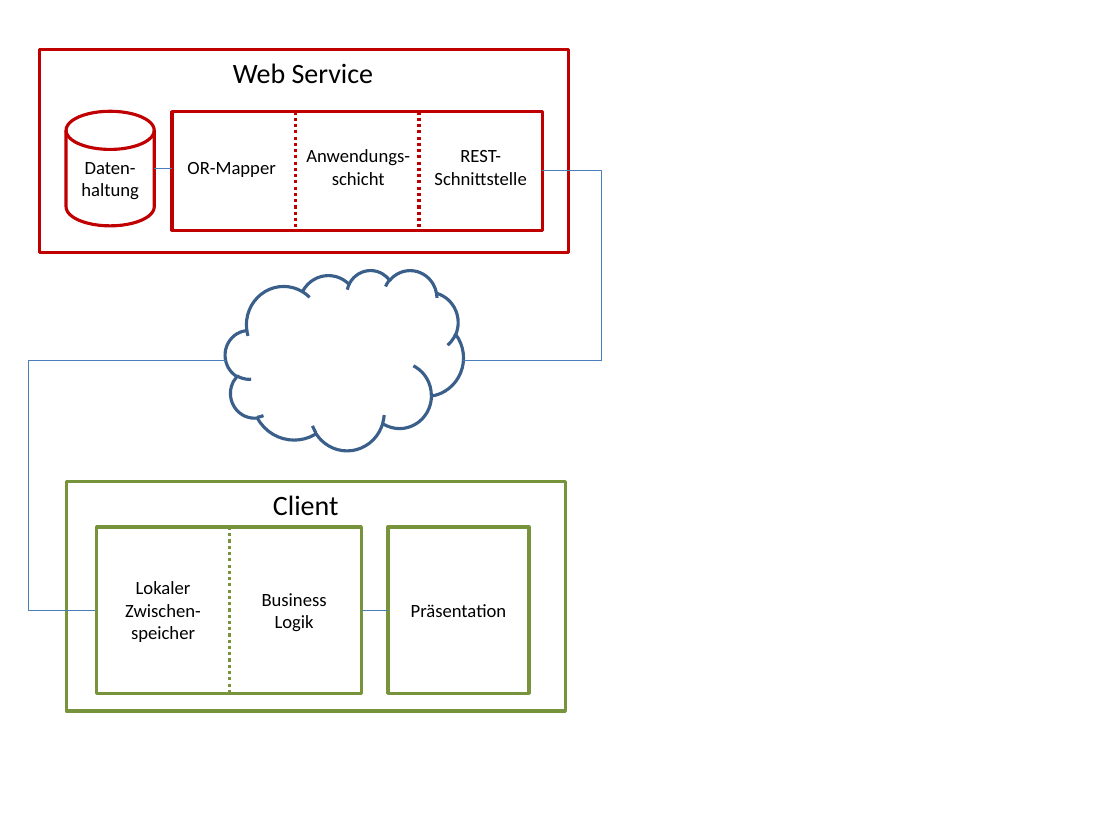
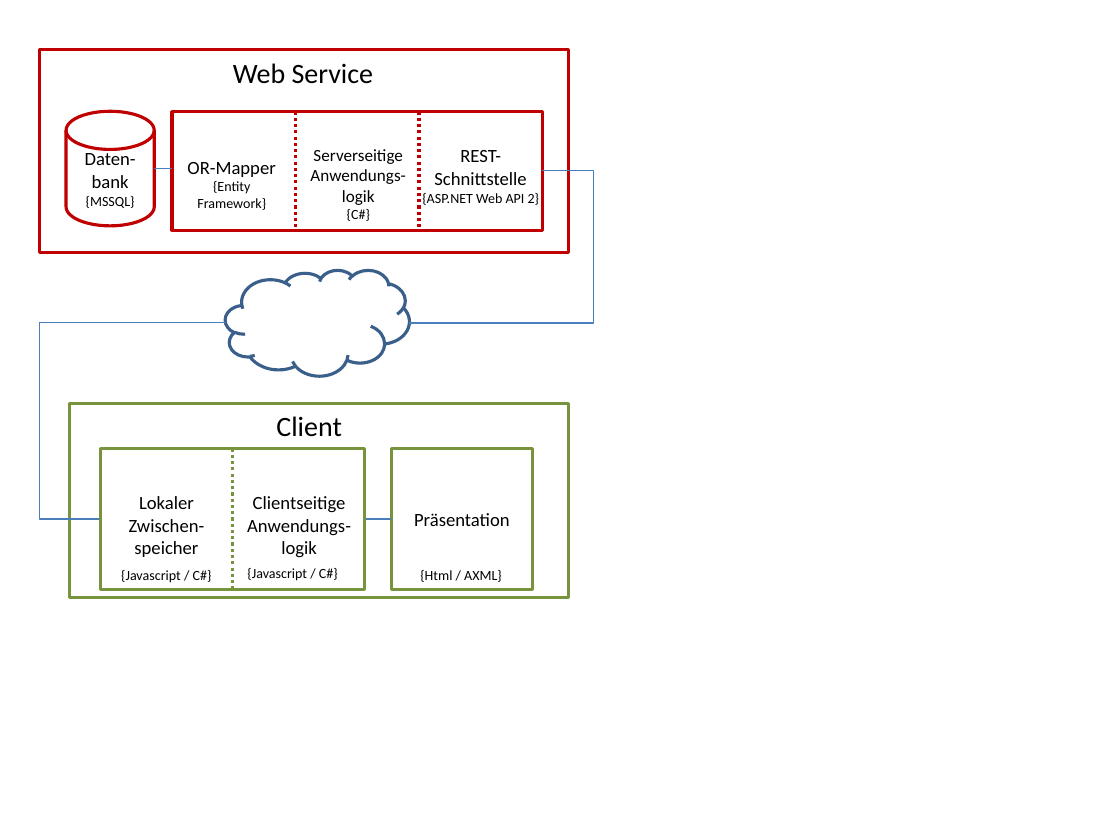
Before and after one commit to Fanuer/fIT, a slide deck: slide 2 of fIT.Documents/Quellen/Aufbau Architektur.pptx (slide 1 before the commit). Drawn at 1120x840 pixels with LibreOffice and Linux fonts; fonts in the diff are those of the drawing. Boxes give left, top, right and bottom in pixels: in the first picture for what was removed or moved away, otherwise in the second. Text is boxed around its words. In the diff, an @@ line names an element or a change of style, - is before the commit and + after.

```diff
--- a/fIT.Documents/Quellen/Aufbau Architektur.pptx
+++ b/fIT.Documents/Quellen/Aufbau Architektur.pptx
@@ text at (310,149,405,221): text changed; size 12 to 11 pt @@
-Anwendungs-schicht
+Serverseitige Anwendungs-logik
+{C#}
@@ text "REST-": place and size @@
-text "REST-" at (434,150,526,185)
+text "REST-" at (422,150,539,205)
@@ text in cylinder at (85,150,136,208): text changed @@
-Daten-haltung
+Daten-bank
+{MSSQL}
@@ elbow line moved from (542, 171) - (464, 361) to (542, 171) - (409, 323) @@
@@ text at (197,181,266,210): paragraph added @@
+{Entity Framework}
@@ text at (422,193,539,205): paragraph added @@
+{ASP.NET Web API 2}
@@ cloud: place and size @@
-cloud at (225,270,464,450)
+cloud at (225,270,409,375)
@@ elbow line moved from (226, 361) - (97, 610) to (226, 323) - (101, 519) @@
@@ rectangle: place and size @@
-rectangle at (66,482,566,711)
+rectangle at (69,403,569,597)
@@ text "Client": place and size @@
-text "Client" at (273,495,338,516)
+text "Client" at (276,416,341,437)
@@ rectangle: place and size @@
-rectangle at (97,528,362,694)
+rectangle at (101,449,365,590)
@@ line moved from (230, 528) - (230, 693) to (233, 449) - (233, 589) @@
@@ rectangle "Präsentation": place and size @@
-rectangle "Präsentation" at (388,528,529,694)
+rectangle "Präsentation" at (392,449,533,590)
@@ text "Lokaler Zwischen-speicher": place and size @@
-text "Lokaler Zwischen-speicher" at (125,581,201,642)
+text "Lokaler Zwischen-speicher" at (129,496,205,557)
@@ text at (247,496,351,558): text changed @@
-Business Logik
+Clientseitige Anwendungs-logik
@@ line moved from (362, 610) - (388, 610) to (365, 519) - (392, 519) @@
@@ text added at (247,568,338,581), 9 pt, text #000000 @@
+{Javascript / C#}
@@ text added at (121,570,212,583), 9 pt, text #000000 @@
+{Javascript / C#}
@@ text added at (420,570,502,582), 9 pt, text #000000 @@
+{Html / AXML}
```
Also in this commit, not shown: 2 slides added, 12 other files.
